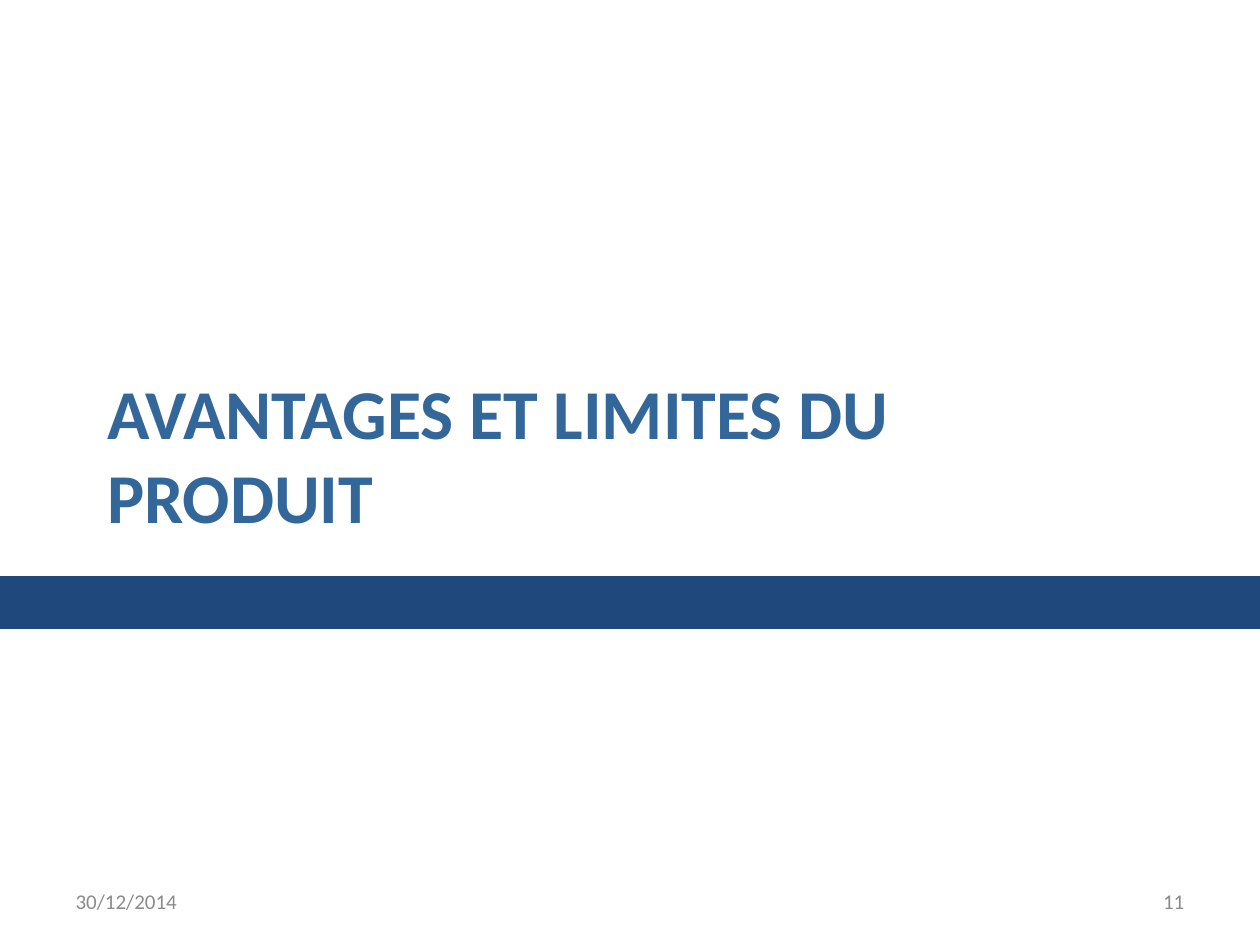
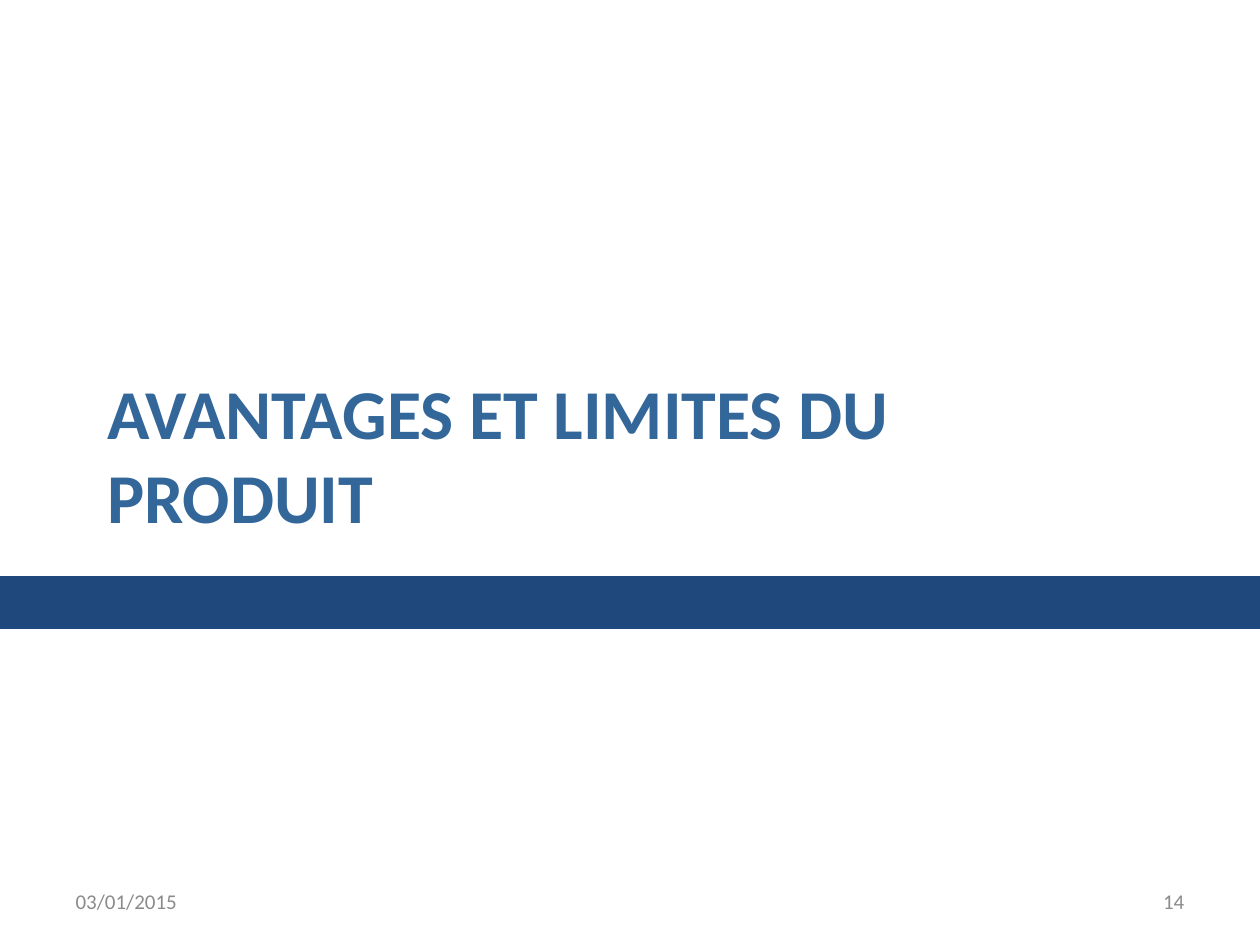
Before and after one commit to AppInfoCPE/genielog, a slide deck: slide 14 of Documentation/presentation.pptx (slide 11 before the commit). Drawn at 1260x945 pixels with LibreOffice and Linux fonts; fonts in the diff are those of the drawing. Boxes give left, top, right and bottom in pixels: in the first picture for what was removed or moved away, otherwise in the second. Text is boxed around its words. In the diff, an @@ line names an element or a change of style, - is before the commit and + after.

```diff
--- a/Documentation/presentation.pptx
+++ b/Documentation/presentation.pptx
@@ text at (x1=76, y1=894, x2=177, y2=910): text changed @@
-30/12/2014
+03/01/2015
@@ page number at (x1=1163, y1=895, x2=1184, y2=909): text changed @@
-11
+14
```
Also in this commit, not shown: 15 other slides changed, 3 slides added, 2 other files.
